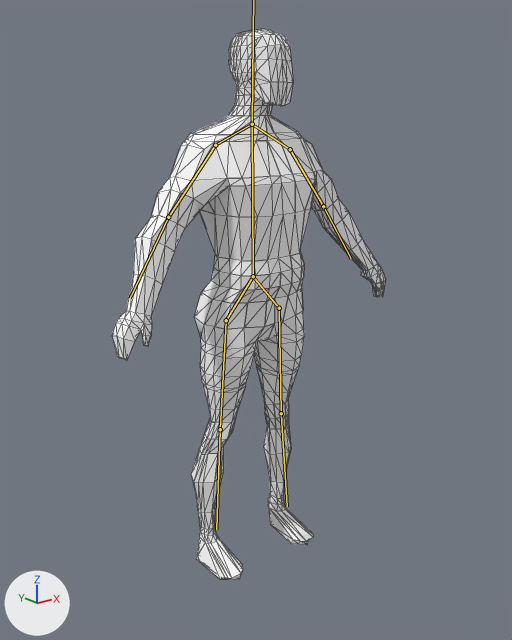
What one commit did to the glTF model assets/mesh/player.glb.
Rendered twice from a camera (50 mm lens) standing at (-1.8, -2.27, 0.97) and looking at (-0.08, -0.12, 0.11). The axes (+X, +Y, +Z) are drawn at lower left. The lights are the same throughout. The bones that bend it are drawn over the model as lines. Mesh edges are drawn as thin lines.
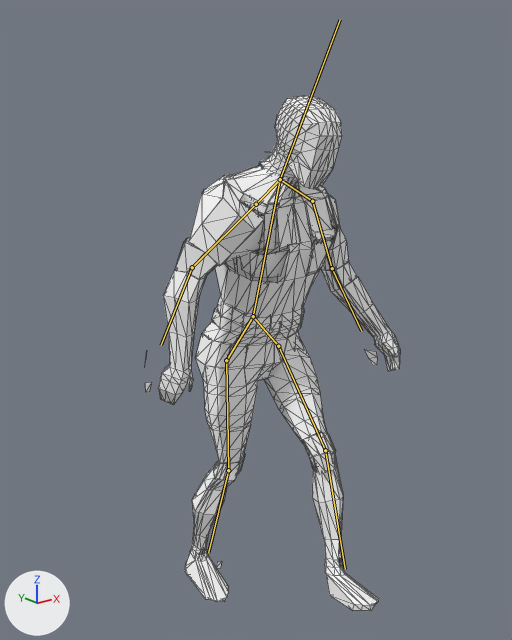
The newer file adds an action. The first version stands in its rest pose; the second is drawn at frame 10 of the action 'ArmatureAction'.

Boxes [x1, y1, x2, y2] around the edits, measured in the pictures (512 x 640 px):
'Cube__0', posed (7% narrower, 6% shorter): before [112, 29, 386, 580]; after [145, 95, 400, 611]
bone 'Bone', root to tip: before (253, 276) to (252, 124); after (253, 316) to (280, 179)
bone 'Bone.002', root to tip: before (290, 149) to (323, 206); after (312, 201) to (332, 268)
bone 'Bone.003', root to tip: before (323, 206) to (351, 258); after (332, 268) to (361, 331)
bone 'Bone.004', root to tip: before (252, 124) to (215, 145); after (280, 179) to (256, 204)
bone 'Bone.005', root to tip: before (215, 145) to (168, 217); after (256, 204) to (192, 267)
bone 'Bone.006', root to tip: before (168, 217) to (130, 298); after (192, 267) to (161, 345)
bone 'Bone.011', root to tip: before (279, 308) to (281, 413); after (278, 346) to (325, 450)
bone 'Bone.012', root to tip: before (281, 413) to (287, 506); after (325, 450) to (345, 569)
bone 'Bone.009', root to tip: before (226, 320) to (220, 429); after (226, 360) to (228, 470)
bone 'Bone.010', root to tip: before (220, 429) to (216, 529); after (228, 470) to (208, 552)

The edits, one by one:
Object 'Armature' (bone_rig_object) moves from (0.0, 0.0, 0.176) to (0.0, 0.0, 0.0).
Bone 'Bone' (bone_bone) turns from (0, 0, 0) to (16, 0, 0) degrees about its own x, y and z.
Bone 'Bone.002' (bone_bone_002) turns from (0, 0, 0) to (16, -11, -18) degrees about its own x, y and z.
Bone 'Bone.003' (bone_bone_003) turns from (0, 0, 0) to (13, -10, -1) degrees about its own x, y and z.
Bone 'Bone.004' (bone_bone_004) turns from (0, 0, 0) to (25, -8, -10) degrees about its own x, y and z.
Bone 'Bone.005' (bone_bone_005) turns from (0, 0, 0) to (-27, -25, 31) degrees about its own x, y and z.
Bone 'Bone.006' (bone_bone_006) turns from (0, 0, 0) to (24, 15, 3) degrees about its own x, y and z.
Bone 'Bone.013' (bone_bone_013) turns from (0, 0, 0) to (11, 0, 0) degrees about its own x, y and z.
Bone 'Bone.011' (bone_bone_011) turns from (0, 0, 0) to (-7, -1, -47) degrees about its own x, y and z.
Bone 'Bone.012' (bone_bone_012) turns from (0, 0, 0) to (1, 3, 29) degrees about its own x, y and z.
Bone 'Bone.009' (bone_bone_009) turns from (0, 0, 0) to (0, 1, 7) degrees about its own x, y and z.
Bone 'Bone.010' (bone_bone_010) turns from (0, 0, 0) to (0, -1, -22) degrees about its own x, y and z.
